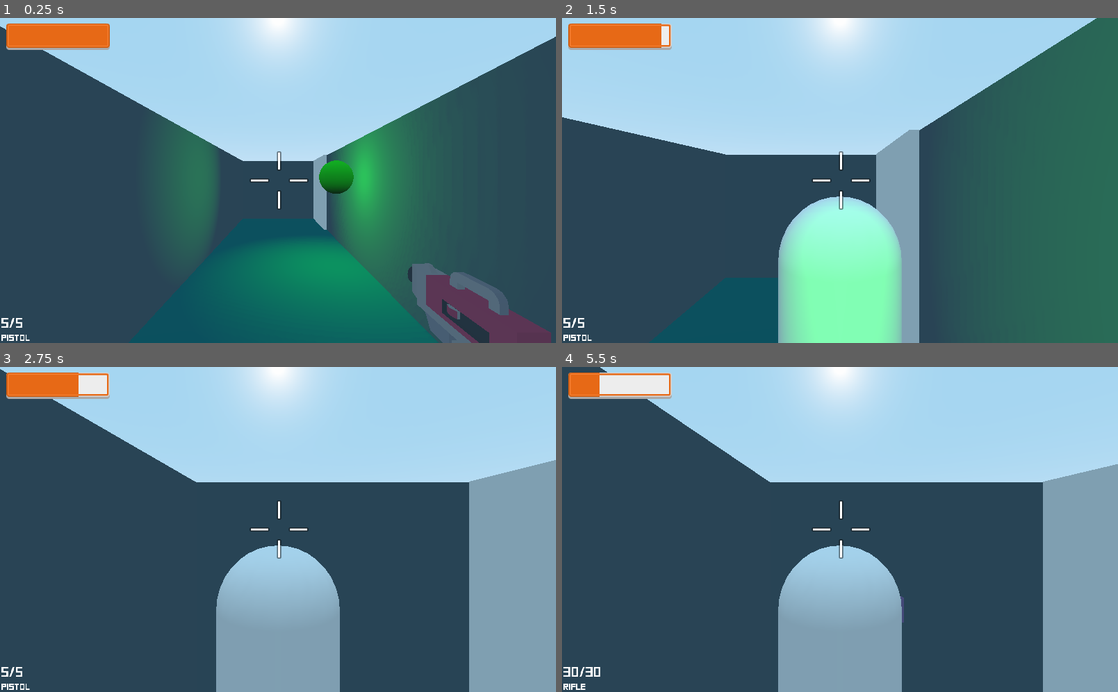
Above: before the commit, frames 1-4 (two rows, left to right).
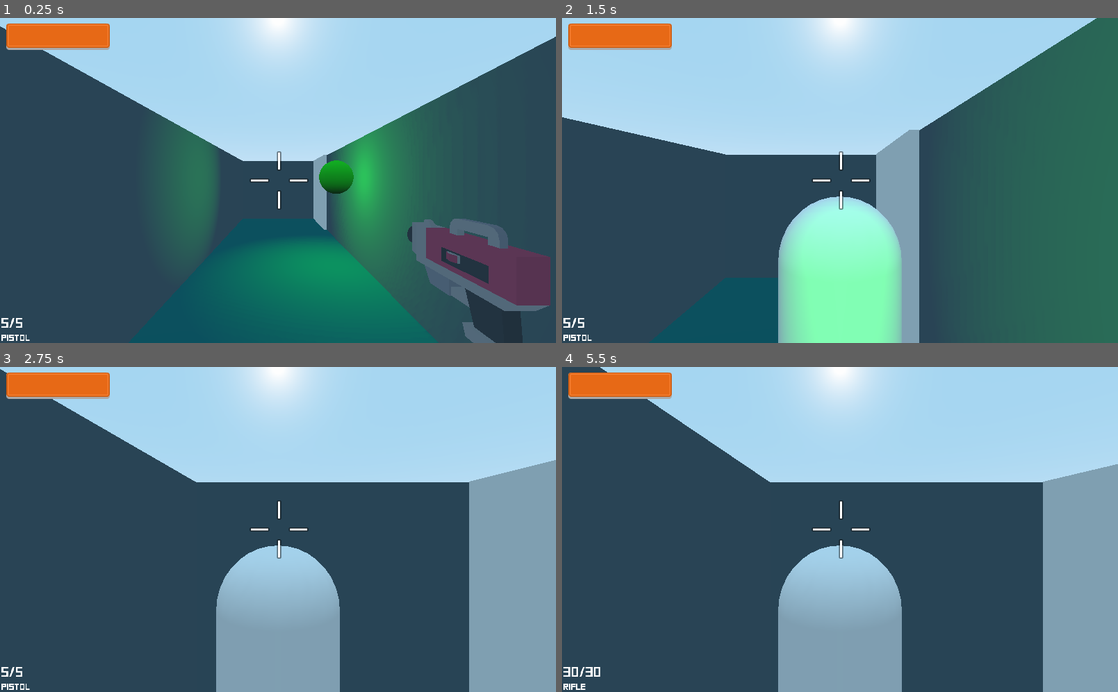
Above: after the commit, the same moments.

Repository: realyurimednikov/fps-sandbox
Game: Godot game, scene res://Levels/DemoLevel.tscn
Same seed, same stepped clock (60 frames per second), same inputs: the game is played once before the commit and once after it.
Inputs (mouse positions are in pixels of both pictures, inside the frame that each line leads up to):
- Up to frame 1 (0.25 s): no input
- Up to frame 2 (1.5 s): tap Enter at 0.5 s; move the mouse to (867, 180) at 0.52 s; hold W (move_forward) from 0.53 s (still down); tap Z (damage_player) at 0.6 s; tap Space (jump) at 0.77 s; move the mouse to (812, 180) at 1.27 s; tap C (camera_switch) at 1.35 s
- Up to frame 3 (2.75 s): keep holding W (move_forward); tap Space (jump) at 1.52 s; tap Z (damage_player) at 1.55, 2.1 s; move the mouse to (289, 523) at 2.02 s
- Up to frame 4 (5.5 s): keep holding W (move_forward); move the mouse to (834, 536) at 2.77 s; tap E (interact) at 2.85 s; tap Space (jump) at 3.02, 3.77, 4.25, 4.52 s; tap Z (damage_player) every 0.75 s from 3.05 to 5.3 s; move the mouse to (878, 532) at 3.52 s; click (878, 532) at 3.6 s; move the mouse to (795, 526) at 4.27 s; tap 1 (weapon_pistol) at 4.35 s; tap Enter at 5 s; move the mouse to (845, 529) at 5.02 s; tap 2 (weapon_rifle) at 5.1 s

The runs differ from the first frame. In frame 1, 7.4% of the frame differs, in the area x 73-100%, y 61-100%; in frame 2, 0.1%; in frame 3, 0.4%; in frame 4, 1.0%.

Commit message:
Added weapon sway effect

Diff:
--- a/Player/Player.gd
+++ b/Player/Player.gd
@@ -7,14 +7,23 @@
 export var jump_power = 20
 export var mouse_sensetivity = 0.3
 
+export var sway_left: Vector3
+export var sway_right: Vector3
+export var sway_normal: Vector3
 
 onready var head = $Head
 onready var camera = $Head/FirstPersonCamera
-onready var assault_rifle_gun = $Head/FirstPersonCamera/AssaultRifleGun
-onready var pistol_gun = $Head/FirstPersonCamera/PistolGun
+onready var assault_rifle_gun = $Head/FirstPersonCamera/Hand/AssaultRifleGun
+onready var pistol_gun = $Head/FirstPersonCamera/Hand/PistolGun
 onready var third_person_camera = $ThirdPersonCamera
+onready var hand = $Head/FirstPersonCamera/Hand
 
-var velocity = Vector3()
+
+var velocity: Vector3
+var mouse_mov: float
+
+var sway_threshold = 5
+var sway_lerp = 5
 var camera_x_rotation = 0
 var health = 100
 var selected_weapon = 1
@@ -23,7 +32,6 @@
 
 func apply_gravity():
 	velocity.y -= gravity
-
 
 
 func jump():
@@ -79,6 +87,9 @@
 			elif event.button_index == BUTTON_WHEEL_DOWN:
 				weapon_switch_down()
 
+	#weapon sway
+	if event is InputEventMouseMotion:
+		mouse_mov = -event.relative.x
 
 func _ready():
 	Input.set_mouse_mode(Input.MOUSE_MODE_CAPTURED)
@@ -132,16 +143,19 @@
 
 func _process(delta):
 	if Input.is_action_just_pressed("ui_cancel"):
-#		Input.set_mouse_mode(Input.MOUSE_MODE_VISIBLE)
 		get_tree().quit()
-
-	#just for test purposes
-	if Input.is_action_just_pressed("damage_player"):
-		health -= 10
-		update_ui()
 
 	if Input.is_action_just_pressed("camera_switch"):
 		switch_camera()
+
+	# weapon sway
+	if mouse_mov != null:
+		if mouse_mov > sway_threshold:
+			hand.rotation = hand.rotation.linear_interpolate(sway_left, sway_lerp * delta)
+		elif mouse_mov < -sway_threshold:
+			hand.rotation = hand.rotation.linear_interpolate(sway_right, sway_lerp * delta)
+		else:
+			hand.rotation = hand.rotation.linear_interpolate(sway_normal, sway_lerp * delta)
 
 
 func recharge_health(value):
--- a/Player/Player.tscn
+++ b/Player/Player.tscn
@@ -19,6 +19,8 @@
 ]]
 script = ExtResource( 1 )
 mouse_sensetivity = 0.15
+sway_left = Vector3( 0, 0.1, 0 )
+sway_right = Vector3( 0, 0.3, 0 )
 
 [node name="Head" type="Spatial" parent="."]
 transform = Transform( 1, 0, 0, 0, 1, 0, 0, 0, 1, 0.019, 1.069, 0 )
@@ -26,17 +28,20 @@
 [node name="FirstPersonCamera" type="Camera" parent="Head"]
 current = true
 
-[node name="InteractionRayCast" type="RayCast" parent="Head/FirstPersonCamera"]
+[node name="Hand" type="Spatial" parent="Head/FirstPersonCamera"]
+transform = Transform( 1, 0, 0, 0, 1, 0, 0, 0, 1, 0, 0.22235, -0.00208926 )
+
+[node name="InteractionRayCast" type="RayCast" parent="Head/FirstPersonCamera/Hand"]
 enabled = true
 cast_to = Vector3( 0, 0, -2 )
 collision_mask = 36
 script = ExtResource( 3 )
 
-[node name="PistolGun" parent="Head/FirstPersonCamera" instance=ExtResource( 2 )]
+[node name="PistolGun" parent="Head/FirstPersonCamera/Hand" instance=ExtResource( 2 )]
 transform = Transform( 1, 0, 0, 0, 1, 0, 0, 0, 1, 0.665259, -0.82426, -1.31309 )
 fire_distance = -10
 
-[node name="AssaultRifleGun" parent="Head/FirstPersonCamera" instance=ExtResource( 4 )]
+[node name="AssaultRifleGun" parent="Head/FirstPersonCamera/Hand" instance=ExtResource( 4 )]
 transform = Transform( 1, 0, 0, 0, 1, 0, 0, 0, 1, 0.675786, -1.06052, -1.75938 )
 visible = false
 
